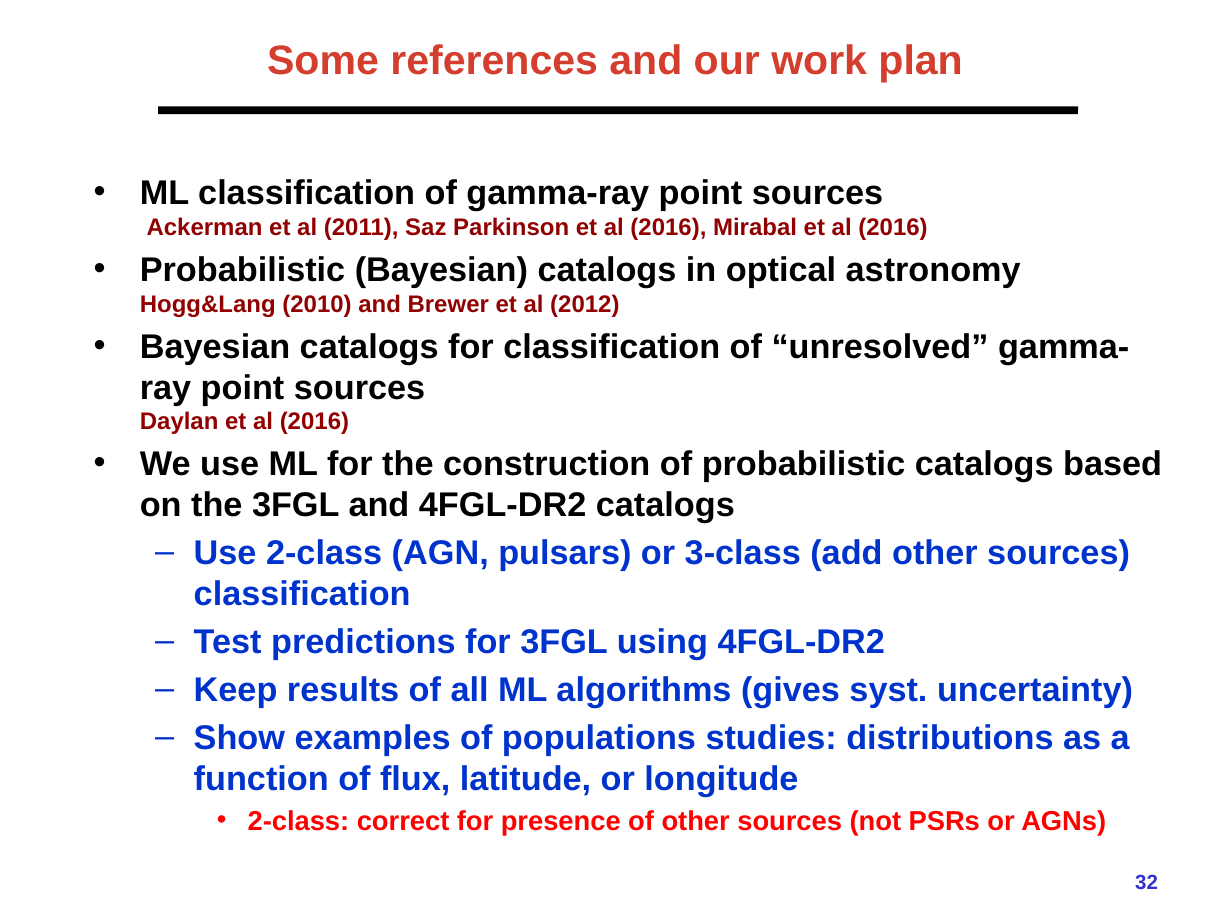
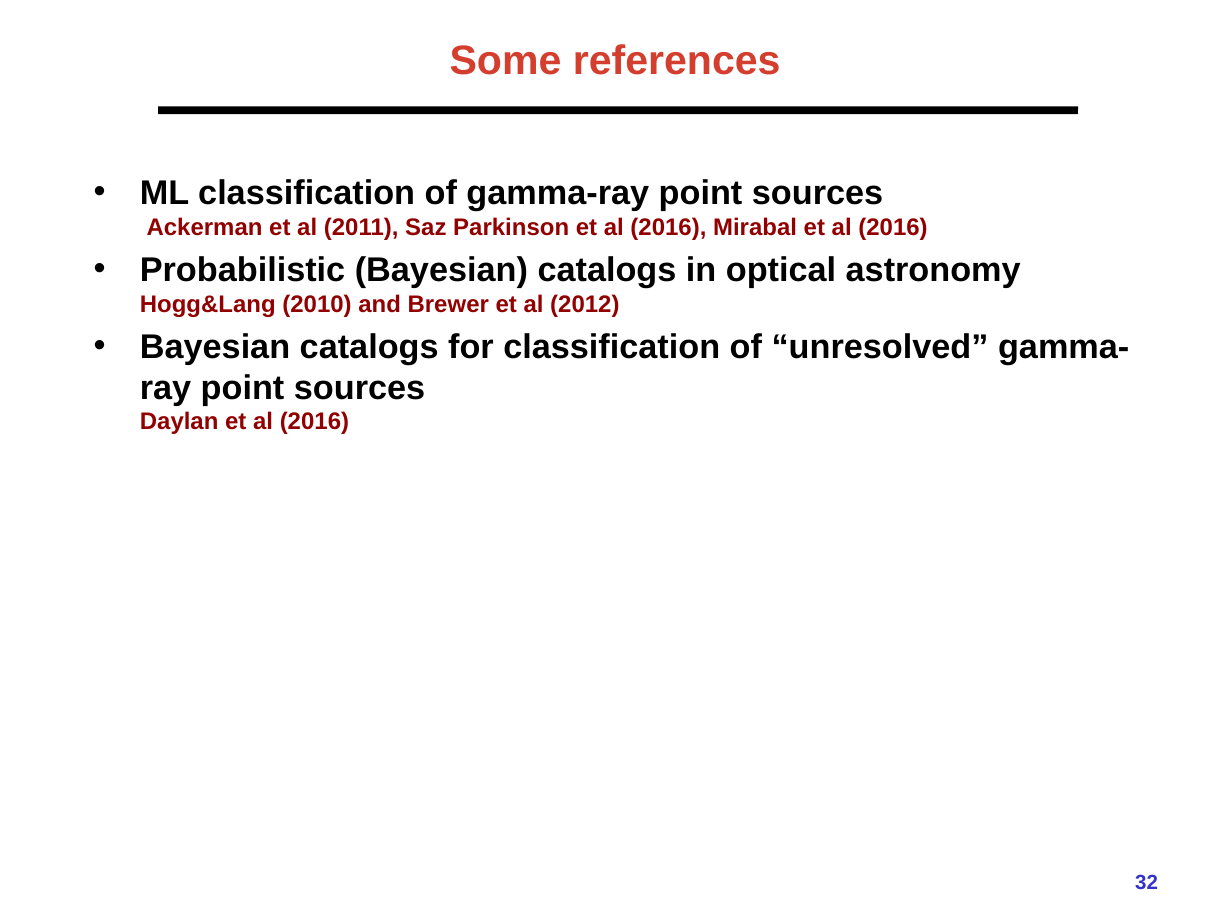
Before and after one commit to aakashbhat/Fermi-LAT, a slide deck: slide 32 of presentations/2021-02-Fermi_prob_catalog_ECAP_ML.pptx. Drawn at 1232x924 pixels with LibreOffice and Linux fonts; fonts in the diff are those of the drawing; background and template pictures are left out. Boxes give left, top, right and bottom in pixels: in the first picture for what was removed or moved away, otherwise in the second. Text is boxed around its words. In the diff, an @@ line names an element or a change of style, - is before the commit and + after.

Commit message:
modified backup slides for ECAP ML presentation

```diff
--- a/presentations/2021-02-Fermi_prob_catalog_ECAP_ML.pptx
+++ b/presentations/2021-02-Fermi_prob_catalog_ECAP_ML.pptx
@@ title at [450, 44, 781, 75]: text changed @@
-Some references and our work plan
+Some references
@@ text at [140, 450, 1162, 836]: paragraphs removed @@
-• We use ML for the construction of probabilistic catalogs based on the 3FGL and 4FGL-DR2 catalogs
-  – Use 2-class (AGN, pulsars) or 3-class (add other sources) classification
-  – Test predictions for 3FGL using 4FGL-DR2
-  – Keep results of all ML algorithms (gives syst. uncertainty)
-  – Show examples of populations studies: distributions as a function of flux, latitude, or longitude
-    • 2-class: correct for presence of other sources (not PSRs or AGNs)
```
